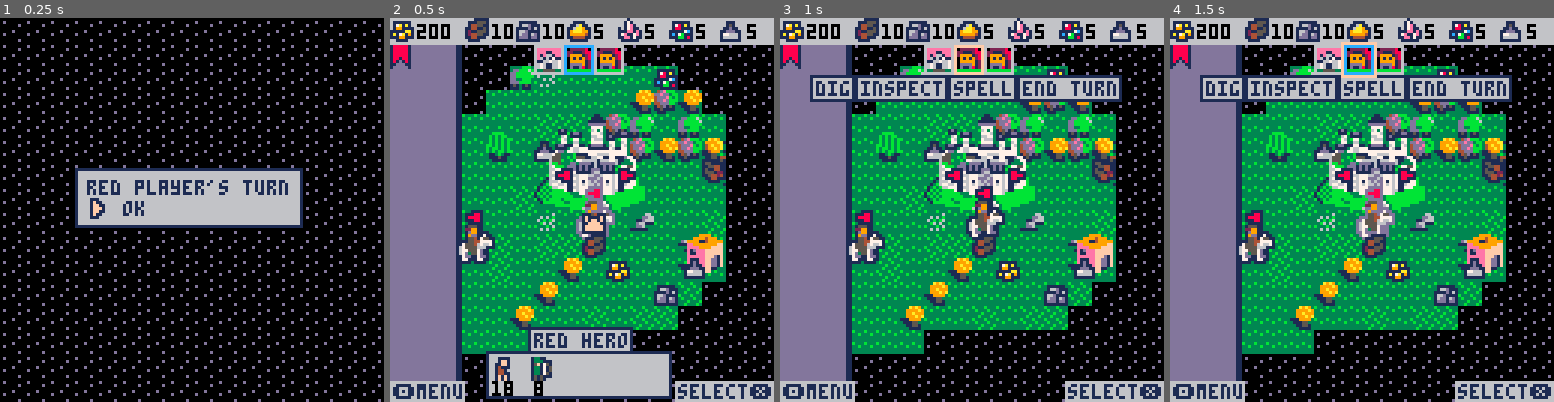
Above: before the commit, frames 1-4 (left to right).
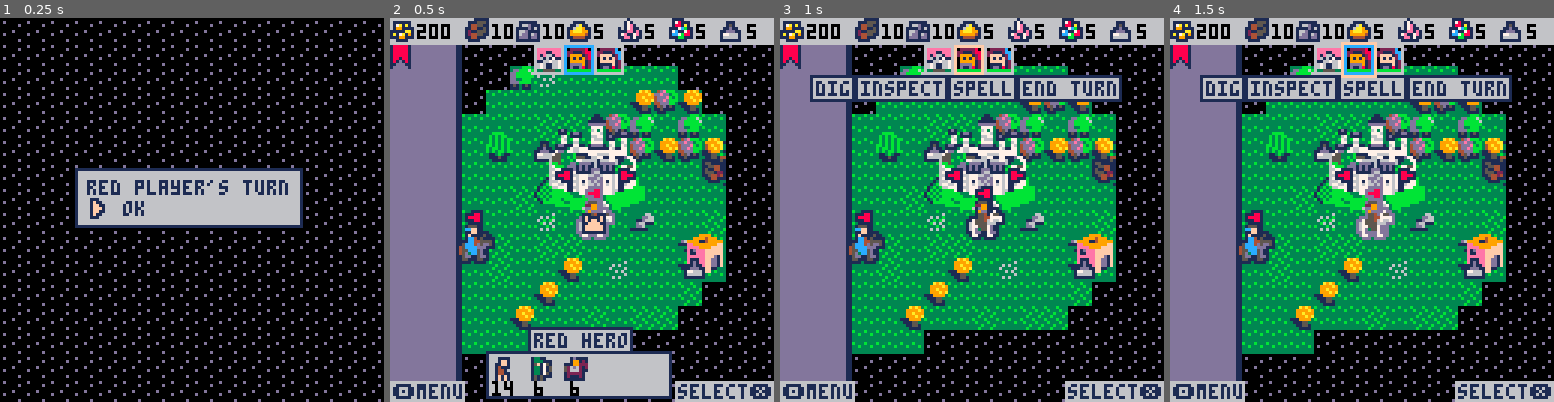
Above: after the commit, the same moments.

Repository: pvan/pico8
Game: PICO-8 cartridge heroes.p8
The game is run twice, just before and just after one commit, with the same random seed, the same clock (stepped at 60 frames per second) and the same inputs.
Inputs:
- Up to frame 1 (0.25 s): no input
- Up to frame 2 (0.5 s): tap X (X key) at 0.33 s
- Up to frame 3 (1 s): tap O (Z key) at 0.7 s
- Up to frame 4 (1.5 s): tap X (X key) at 1.07 s

Frame 1 is identical in both runs. In frame 2, 2.3% of the frame differs, in the area x 17-79%, y 0-99%; in frame 3, 1.6%; in frame 4, 1.7%.

Commit message:
heroes: add hero and mobs
clear out unused mine sprites

Diff:
--- a/heroes.p8
+++ b/heroes.p8
@@ -12,6 +12,7 @@
 ---evaluate when to pickup units and how to distribute them
 
 --todo:
+--turn battle grid sideways so wide mobs work?
 
 
 --big todos:
@@ -131,6 +132,9 @@
  return {
   ms("peasants",rnd_bw(10,20)),
   ms("elves",rnd_bw(5,10)),
+  ms(mob_names[
+   rnd_bw(4,#mob_names)]
+   ,rnd_bw(5,10)),
  }
 end
 
@@ -958,8 +962,10 @@
 
    rectfill2(58,90,11,9,1)
    rectfill2(59,91,9,9,6)
-   spr(224-1+flash(7,4),60,92)
---   spr(248-1+flash(8,4),60,92)
+
+   --hourglass anim style
+--   spr(224-1+flash(7,4),60,92)
+   spr(248-1+flash(8,4),60,92)
 
 	  return
 	 end
@@ -3879,26 +3885,28 @@
 	 "peasants",
 	 "elves",
 	 "calavry",
+	 "griffin",
+	 "green dragon",
 	}
 
 	mob_sprs={
-	 33,34,35,36,37,
+	 33,34,35,36,37,38,39,
 	}
 
 	big_mob_sprs={
-	 1,2,3,4,5,
+	 1,2,3,4,5,7,9
 	}
 
 	mob_speeds={
-	 4,4,2,4,8,
+	 4,4,2,4,8,6,8
 	}
 
 	mob_attacks={
-	 4,4,2,5,8,
+	 4,4,2,5,8,6,8
 	}
 
 	mob_hps={
-	 4,6,1,7,10,
+	 4,6,1,7,10,8,13
 	}
 
 
@@ -3921,20 +3929,21 @@
 	hero_names={
 	 "alakazam",
 	 "benny",
-	 "charon"
+	 "charon",
+	 "darren",
 	}
 
 	hero_port_sprs={
-	 74,75,76
+	 74,75,76,77
 	}
 	hero_bport_sprs={
-	 74,75,76
+	 74,75,76,77
 	}
 	hero_map_sprs={
-	 64,66,68
+	 64,66,68,70
 	}
 	hero_battle_sprs={
-	 96,98,100
+	 96,98,100,102
 	}
 
 
Not shown, changed: 126 lines of the sprite sheet (__gfx__) section of heroes.p8
